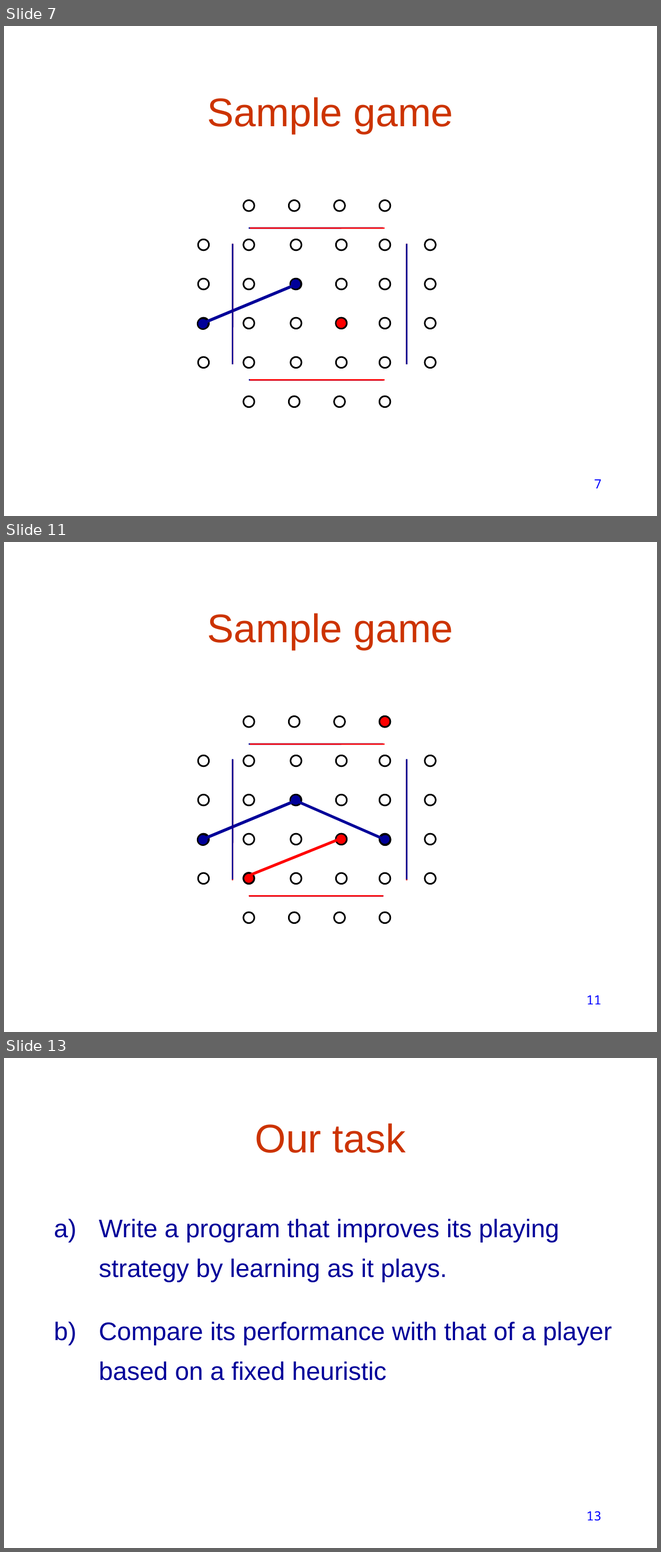
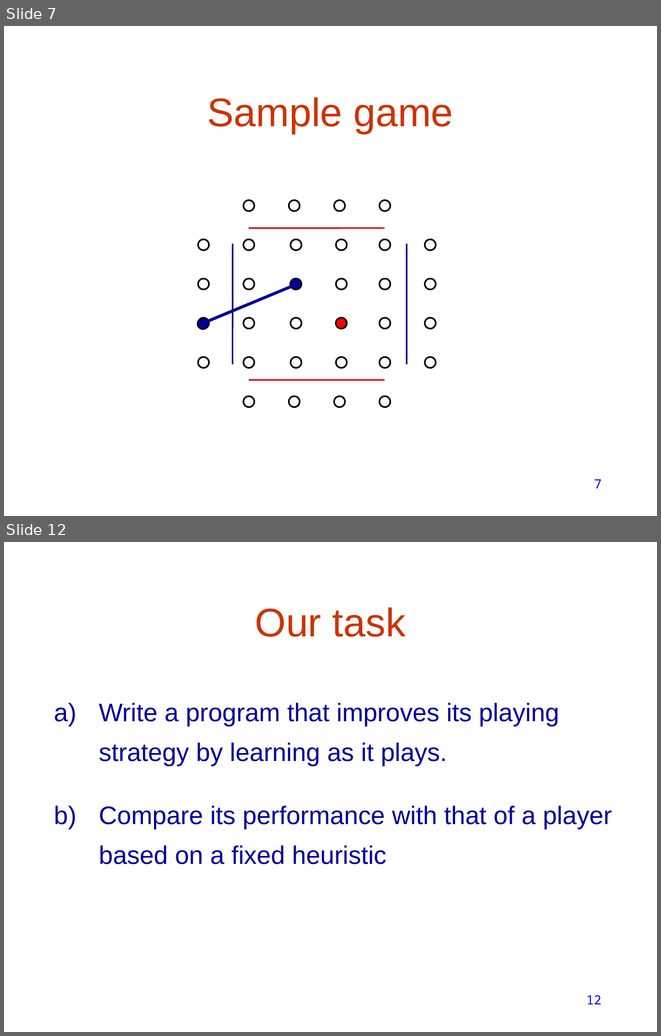
Before and after one commit to lasersox/twixt, a slide deck: docs/twixt_presentation.ppt. Shown one above the other, each under a label of ours: slides 7, 11 and 13 before the commit, slides 7 and 12 after it; the slides between them are not shown. The pictures are 661x1552 and 661x1036 pixels, drawn with LibreOffice and Linux fonts; fonts in the diff are those of the drawing. Boxes give left, top, right and bottom in pixels: in the first picture for what was removed or moved away, otherwise in the second. Text is boxed around its words. In the diff, an @@ line names an element or a change of style, - is before the commit and + after.

```diff
--- a/docs/twixt_presentation.ppt
+++ b/docs/twixt_presentation.ppt
@@ slide 11 removed at (4,542,657,1032), background #FFFFFF @@
@@ title removed at (208,613,453,650) @@
-Sample game
@@ group removed at (197,716,435,923): 38 ellipses, 11 lines @@
@@ page number removed at (586,995,602,1004) @@
-11
@@ what was slide 13 is now slide 12 @@
@@ page number at (586,995,602,1004): text changed @@
-13
+12
```
Also in this commit, not shown: 4 slides changed, 4 other files.
